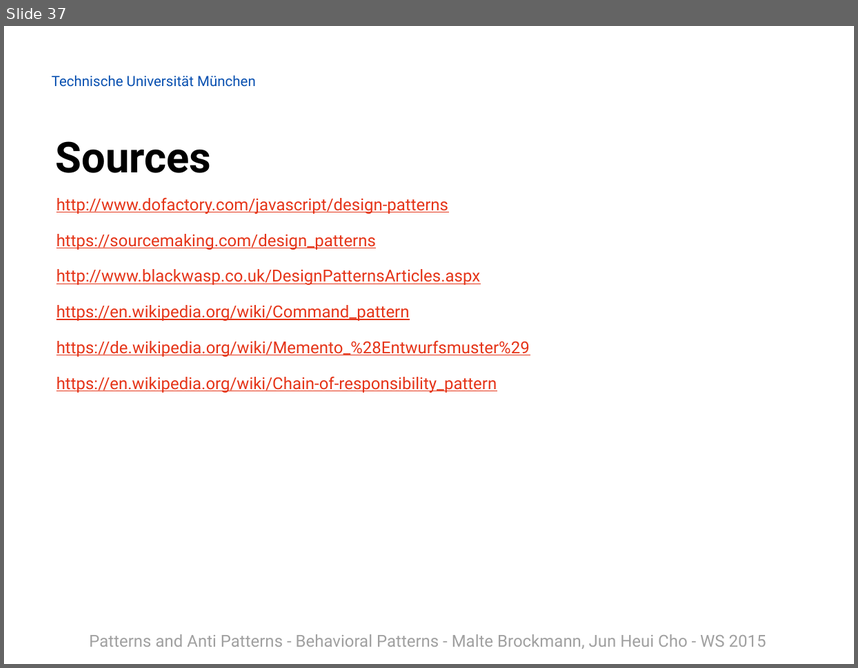
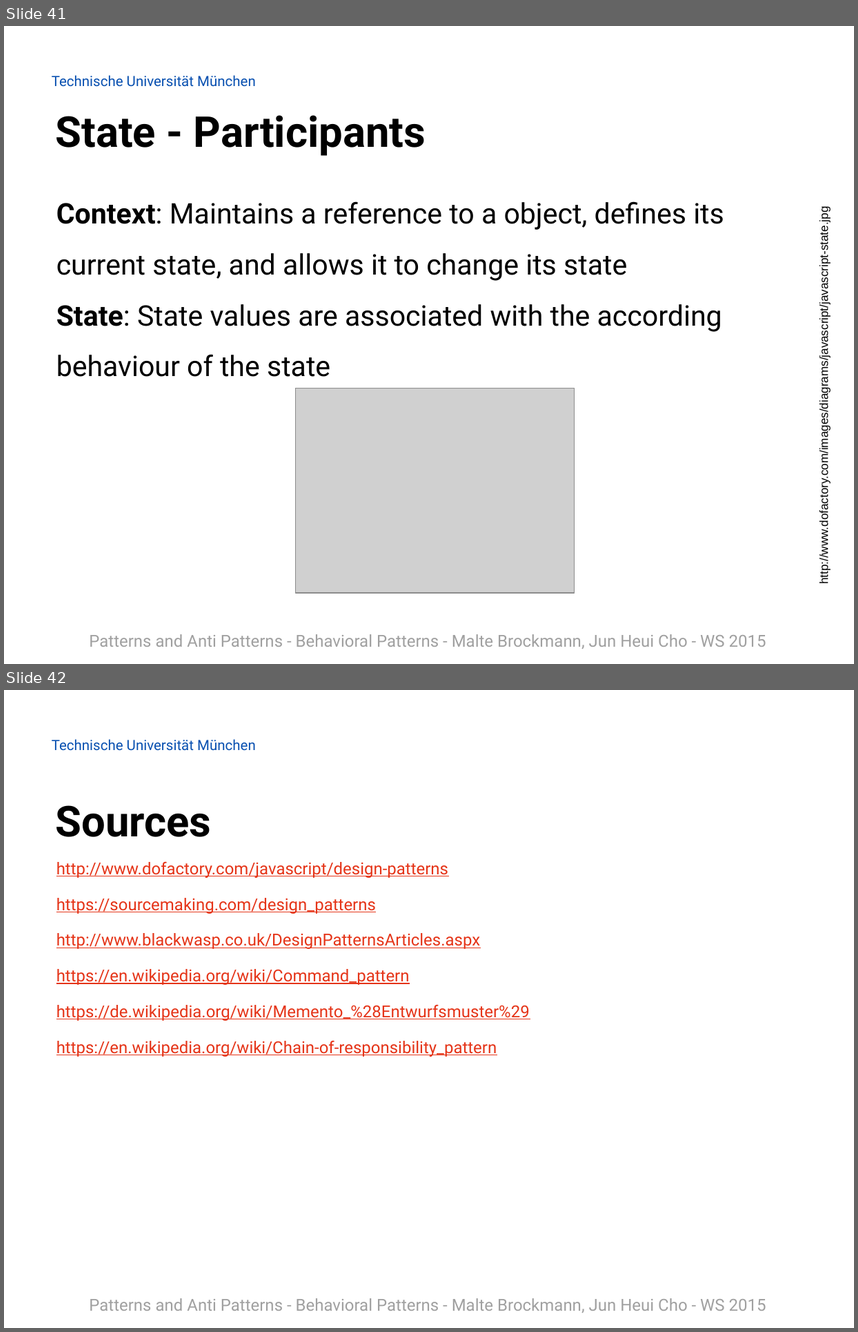
Before and after one commit to Painted6/Behavioral-design-patterns, a slide deck: Behavioral Patterns - JS Patterns and Anti Patterns.pptx. Shown one above the other, each under a label of ours: slide 37 before the commit, slides 41 and 42 after it. The pictures are 858x668 and 858x1332 pixels, drawn with LibreOffice and Linux fonts; fonts in the diff are those of the drawing; grey boxes stand for pictures; background and template pictures are left out. Boxes give left, top, right and bottom in pixels: in the first picture for what was removed or moved away, otherwise in the second. Text is boxed around its words. In the diff, an @@ line names an element or a change of style, - is before the commit and + after.

Commit message:
added template method and state pattern to the slides, created pdf of slides

```diff
--- a/Behavioral Patterns - JS Patterns and Anti Patterns.pptx
+++ b/Behavioral Patterns - JS Patterns and Anti Patterns.pptx
@@ slide 41 added at bbox=[4, 26, 854, 664], background picture (left out); not listed: 2 template elements that a slide beside it also shows @@
@@ title added at bbox=[56, 115, 426, 156], 36 pt, text #000000, bold @@
+State - Participants
@@ text added at bbox=[56, 201, 724, 377], 24 pt, text #000000 @@
+Context: Maintains a reference to a object, defines its current state, and allows it to change its state
+State: State values are associated with the according behaviour of the state
@@ text added at bbox=[818, 243, 831, 571], 10 pt, text #000000 @@
+http://www.dofactory.com/images/diagrams/javascript/javascript-state.jpg
@@ picture added at bbox=[296, 388, 575, 593] @@
@@ what was slide 37 is now slide 42 @@
```
Also in this commit, not shown: 7 slides changed, 4 other slides added, 1 other file.
